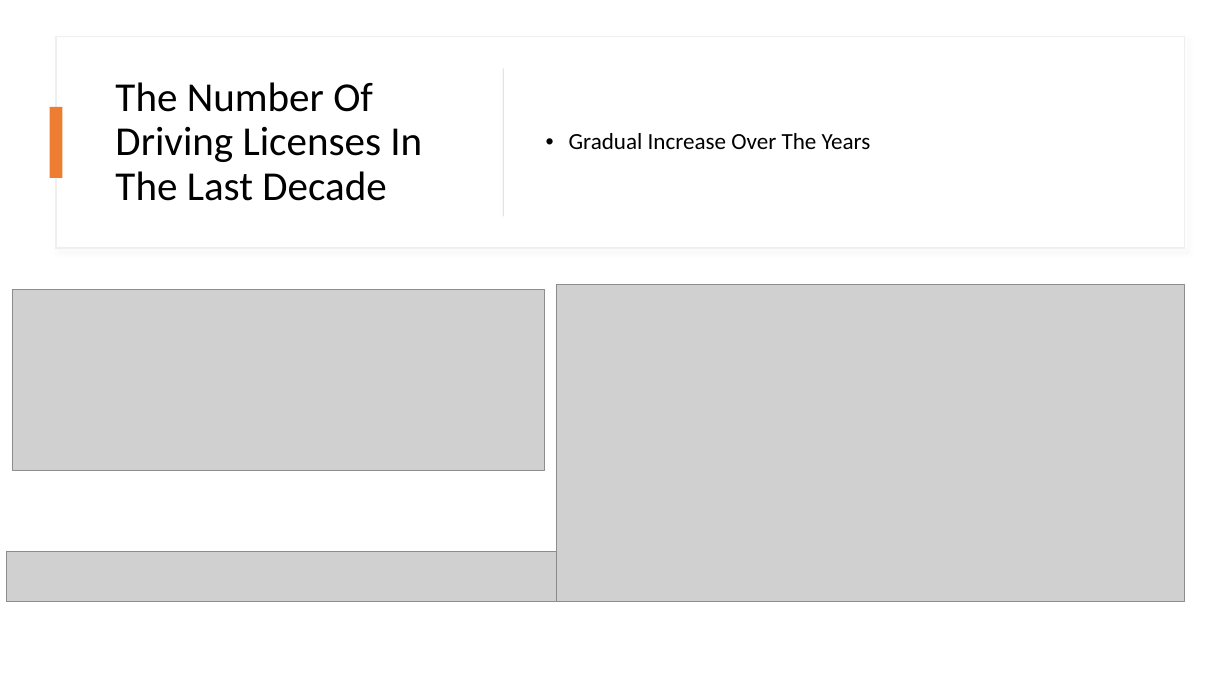
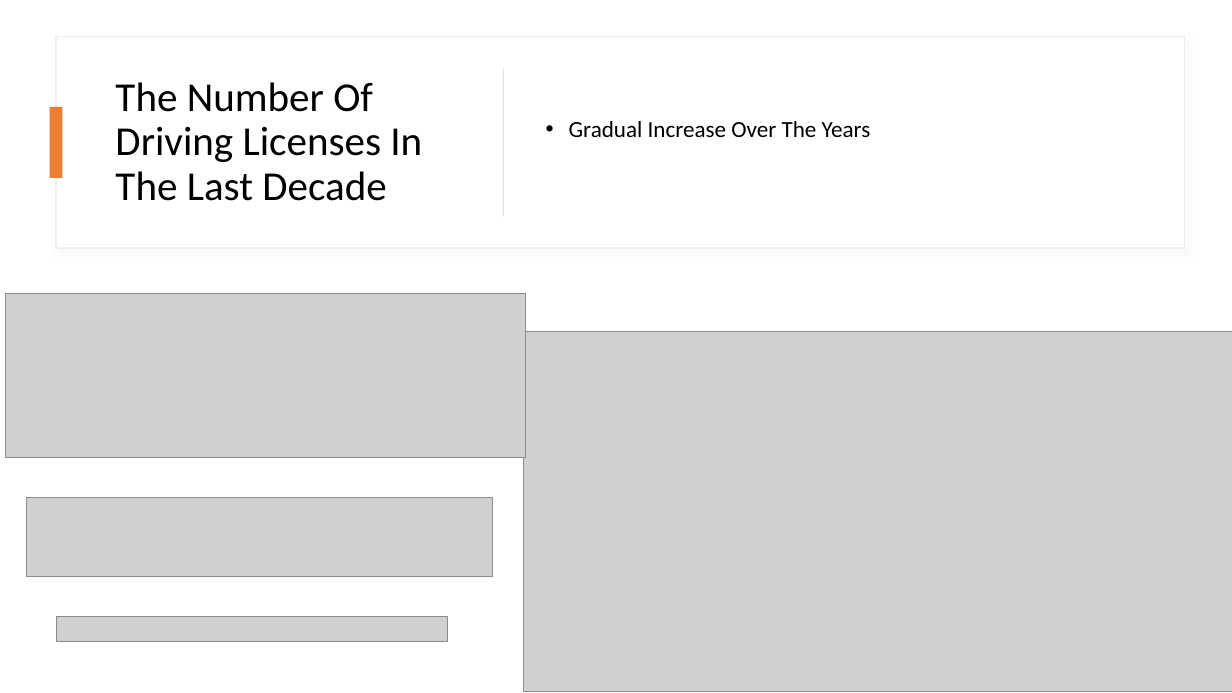
Before and after one commit to jurgen-tan-git/PDS-Assignments, a slide deck: slide 9 of JurgenTan_CA1.pptx. Drawn at 1232x693 pixels with LibreOffice and Linux fonts; fonts in the diff are those of the drawing; grey boxes stand for pictures. Boxes give left, top, right and bottom in pixels: in the first picture for what was removed or moved away, otherwise in the second. Text is boxed around its words. In the diff, an @@ line names an element or a change of style, - is before the commit and + after.

```diff
--- a/JurgenTan_CA1.pptx
+++ b/JurgenTan_CA1.pptx
@@ text "Gradual Increase Over The Years": place and size @@
-text "Gradual Increase Over The Years" at <box>569,133,871,149</box>
+text "Gradual Increase Over The Years" at <box>569,121,871,137</box>
@@ picture: place and size @@
-picture at <box>12,289,544,470</box>
+picture at <box>6,293,526,457</box>
@@ picture: place and size @@
-picture at <box>556,285,1185,602</box>
+picture at <box>523,332,1232,691</box>
@@ picture added at <box>27,497,493,577</box> @@
@@ picture removed at <box>6,552,557,603</box> @@
@@ picture added at <box>56,616,448,641</box> @@
```
Also in this commit, not shown: 5 other slides changed.
